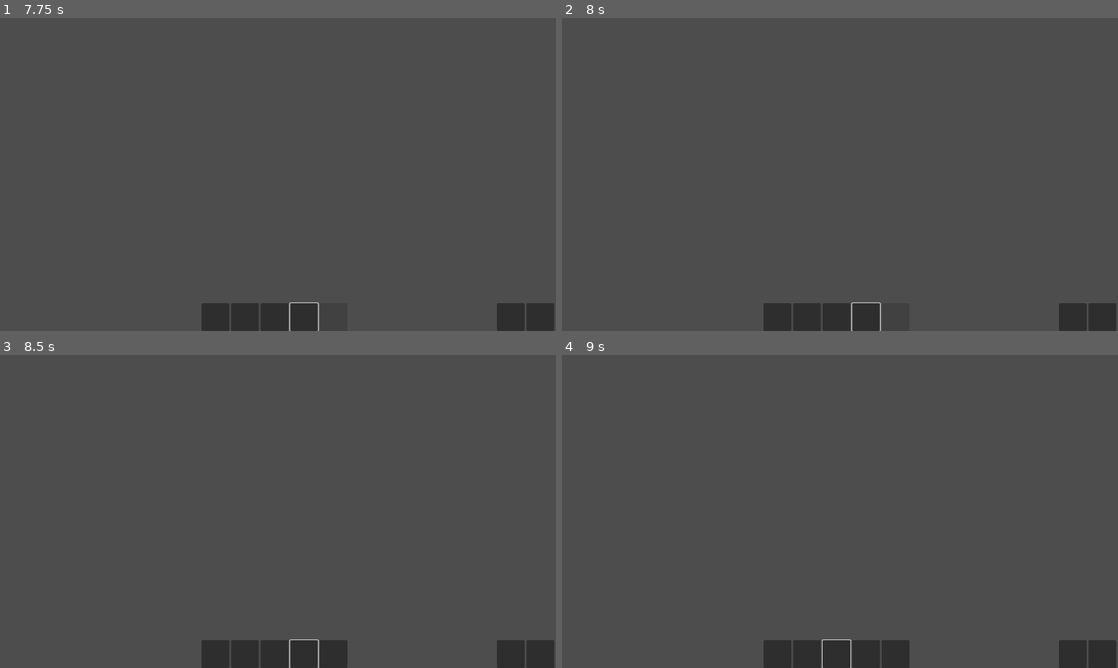
Above: before the commit, frames 1-4 (two rows, left to right).
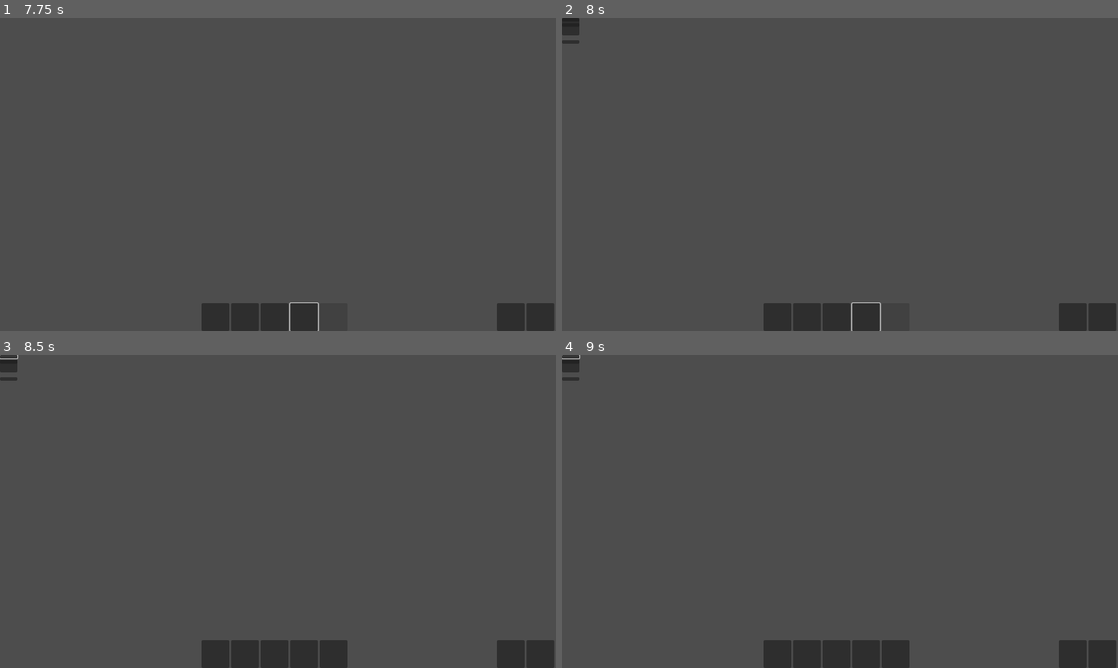
Above: after the commit, the same moments.

Repository: trex414/Profpocalypse-Purdue-Edition
Game: Godot game, scene res://Inventory/scenes/test_main.tscn
The game is run twice, just before and just after one commit, with the same random seed, the same clock (stepped at 60 frames per second) and the same inputs.
Inputs (mouse positions are in pixels of both pictures, inside the frame that each line leads up to):
- Up to frame 1 (7.75 s): click (216, 318) at 0.52 s; click (244, 318) at 1.27 s; click (272, 318) at 2 s; click (305, 318) at 2.75 s; click (333, 318) at 3.5 s; tap Enter at 4.25, 5.75, 7.25 s; hold Right (ui_right) 4.28-5.03 s; tap Space at 5, 6.5 s; hold Down (ui_down) 5.03-5.78 s; hold Right (ui_right) 5.78-6.53 s; hold Up (ui_up) 6.53-7.28 s; hold Left (ui_left) from 7.28 s (still down)
- Up to frame 2 (8 s): keep holding Left (ui_left); tap Escape at 7.9 s
- Up to frame 3 (8.5 s): release Left (ui_left) at 8 s; click (11, 358) at 8.02 s
- Up to frame 4 (9 s): tap Space at 8.75 s; hold Left (ui_left) from 8.78 s (still down)

Frame 1 is identical in both runs. In frame 2, 0.2% of the frame differs, in the area x 0-4%, y 0-9%; in frame 3, 0.2%, in the area x 0-58%, y 0-100%; in frame 4, 0.2%.

Commit message:
Created basic settings menu functionality

Diff:
--- a/Inventory/scenes/test_main.tscn
+++ b/Inventory/scenes/test_main.tscn
@@ -1,6 +1,9 @@
-[gd_scene load_steps=2 format=3 uid="uid://d0mcfe40m7h7i"]
+[gd_scene load_steps=3 format=3 uid="uid://d0mcfe40m7h7i"]
 
 [ext_resource type="Script" path="res://Inventory/script/test_main.gd" id="1_8ptka"]
+[ext_resource type="PackedScene" uid="uid://ca3fmoi36r3x6" path="res://Settings/scenes/setting_menu.tscn" id="2_xaqyt"]
 
 [node name="TestMain" type="Node2D"]
 script = ExtResource("1_8ptka")
+
+[node name="Control - Settings" parent="." instance=ExtResource("2_xaqyt")]
--- /dev/null
+++ b/Settings/scenes/control_settings.gd
@@ -0,0 +1,31 @@
+extends Control
+
+@onready var save_button = $"Panel/VBoxContainer/Save Button"
+@onready var delete_button = $"Panel/VBoxContainer/Delete Button"
+@onready var close_button = $"Panel/VBoxContainer/Close Menu"
+
+var is_open = false
+
+# Called when the node enters the scene tree for the first time.
+func _ready():
+	visible = false
+	save_button.pressed.connect(_on_save)
+	delete_button.pressed.connect(_on_delete)
+	close_button.pressed.connect(toggle_menu)
+
+
+func _input(event):
+	if event is InputEventKey and event.pressed and event.keycode == KEY_ESCAPE:
+		toggle_menu()
+
+
+func toggle_menu():
+	is_open = !is_open
+	visible = is_open
+	#get_tree().paused = is_open    # ADD THIS TO PAUSE GAME WHEN SETTINGS IS OPEN
+
+func _on_save():
+	SaveManager.save()
+
+func _on_delete():
+	SaveManager.delete()
--- /dev/null
+++ b/Settings/scenes/setting_menu.tscn
@@ -0,0 +1,30 @@
+[gd_scene load_steps=2 format=3 uid="uid://ca3fmoi36r3x6"]
+
+[ext_resource type="Script" path="res://Settings/scenes/control_settings.gd" id="1_48vij"]
+
+[node name="Control - Settings" type="Control"]
+layout_mode = 3
+anchors_preset = 0
+offset_right = 40.0
+offset_bottom = 40.0
+script = ExtResource("1_48vij")
+
+[node name="Panel" type="Panel" parent="."]
+offset_right = 40.0
+offset_bottom = 40.0
+
+[node name="VBoxContainer" type="VBoxContainer" parent="Panel"]
+offset_right = 40.0
+offset_bottom = 40.0
+
+[node name="Save Button" type="Button" parent="Panel/VBoxContainer"]
+layout_mode = 2
+
+[node name="Delete Button" type="Button" parent="Panel/VBoxContainer"]
+layout_mode = 2
+
+[node name="Label" type="Label" parent="Panel/VBoxContainer"]
+layout_mode = 2
+
+[node name="Close Menu" type="Button" parent="Panel/VBoxContainer"]
+layout_mode = 2
--- a/project.godot
+++ b/project.godot
@@ -32,6 +32,11 @@
 "events": [null, Object(InputEventKey,"resource_local_to_scene":false,"resource_name":"","device":0,"window_id":0,"alt_ …(195 unchanged characters)…
 ]
 }
+Settings={
+"deadzone": 0.5,
+"events": [Object(InputEventKey,"resource_local_to_scene":false,"resource_name":"","device":0,"window_id":0,"alt_pressed":false,"shift_pressed":false,"ctrl_pressed":false,"meta_pressed":false,"pressed":false,"keycode":0,"physical_keycode":4194305,"key_label":0,"unicode":0,"location":0,"echo":false,"script":null)
+]
+}
 
 [rendering]
 
--- a/scripts/SaveManager.gd
+++ b/scripts/SaveManager.gd
@@ -41,6 +41,7 @@
 		# PlayerData.set_default_values()
 
 func delete():
+	# TODO: Make delete game force user back to main menu.
 	if FileAccess.file_exists(save_path):
 		DirAccess.remove_absolute(save_path) # Be careful removing... deletes absolute path to given file/directory (if dir is empty)
 		print("Save successfully deleted.")
